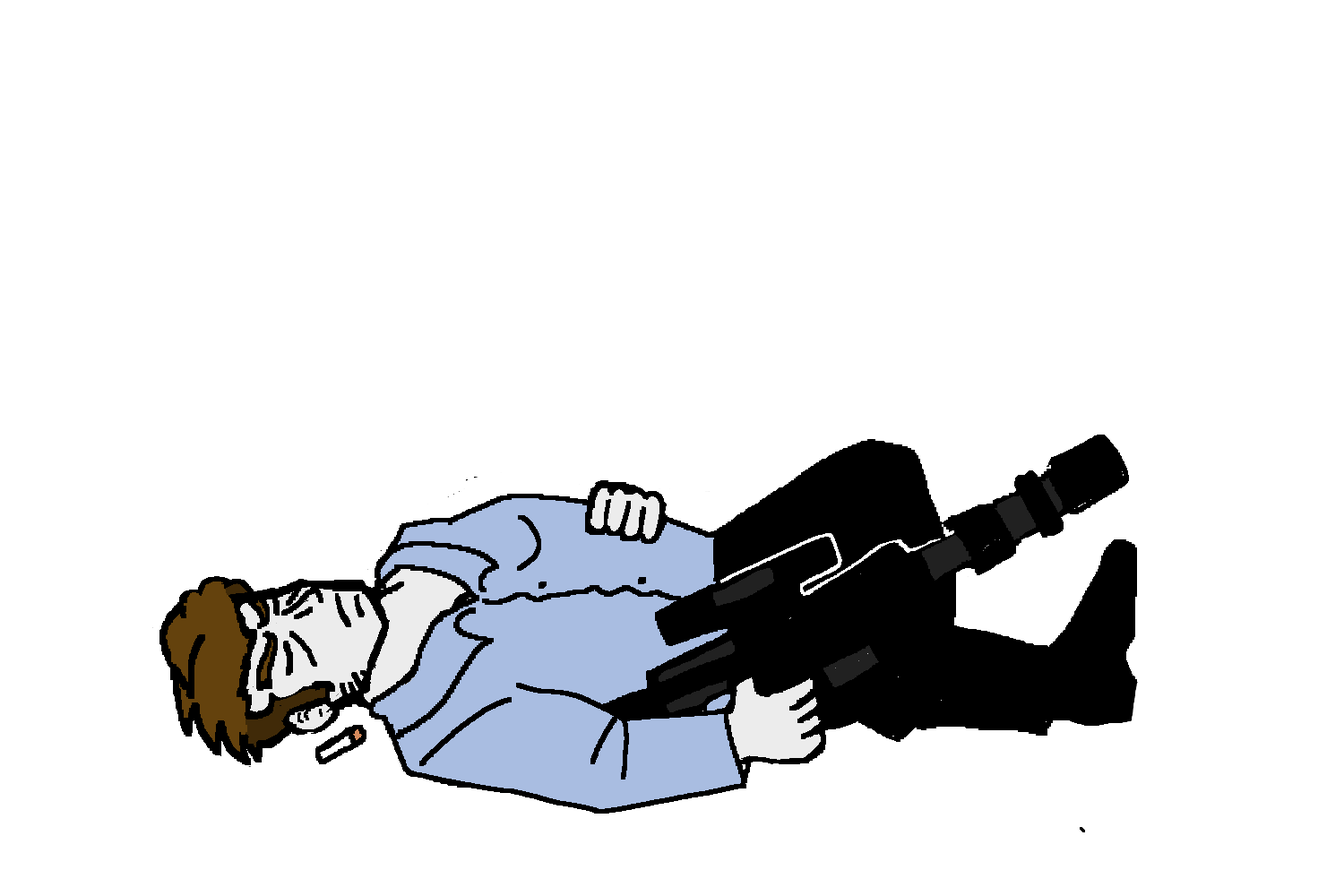
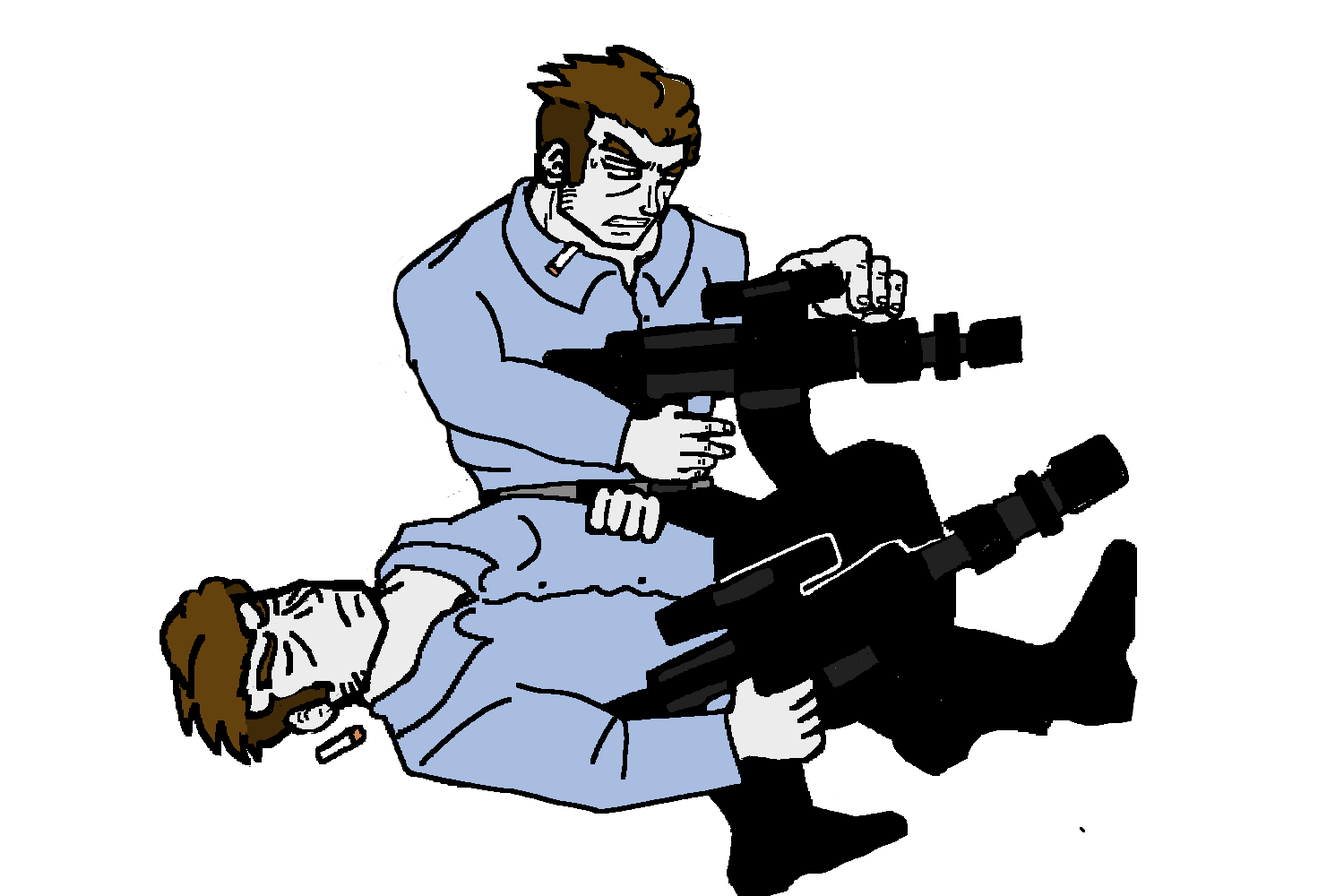
Layers edited between the first and the second 1344 x 896 image:
renamed "Idle" to "Hit", showed it, painted on it over [377, 44, 1053, 896]
hid "Arrière-plan" over [377, 44, 1053, 896]
